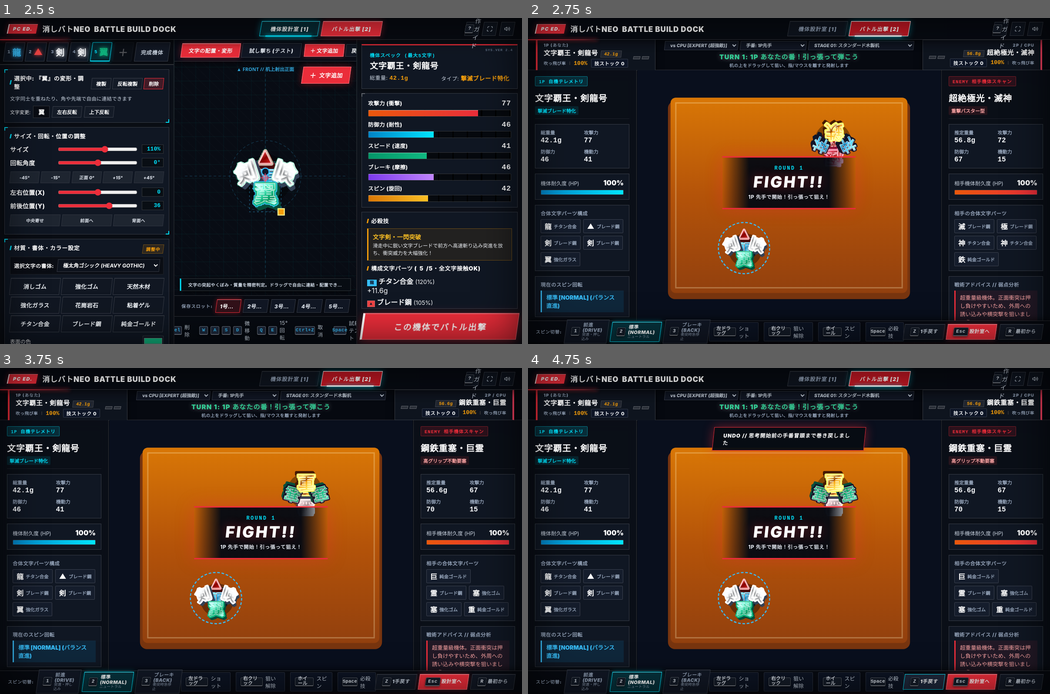
Above: before the commit, frames 1-4 (two rows, left to right).
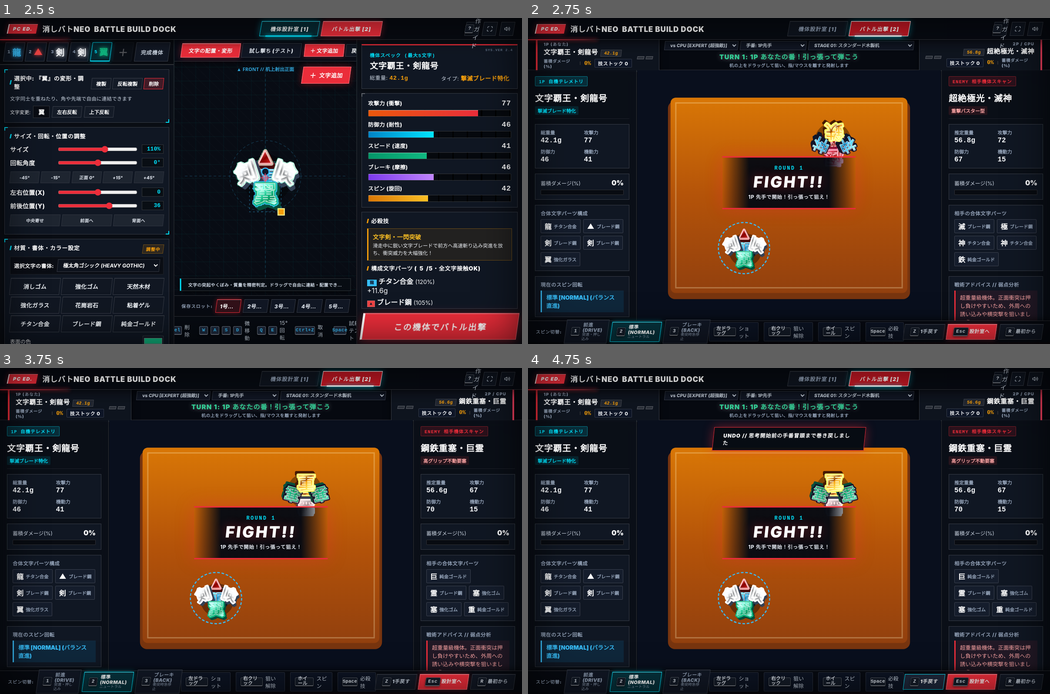
Above: after the commit, the same moments.

Repository: sabafish38/Moji-battle
Game: browser game, page index.html
Two runs of this game, one before a commit and one after it. Both use one fixed random seed, a clock stepped at 60 frames per second and the inputs below.
Inputs (mouse positions are in pixels of both pictures, inside the frame that each line leads up to):
- Up to frame 1 (2.5 s): click (266, 177) at 0.27 s; tap Space at 1.1, 1.6, 2.1 s
- Up to frame 2 (2.75 s): tap 2 at 2.52 s; tap Space at 2.6 s
- Up to frame 3 (3.75 s): tap Space at 3.1, 3.6 s; click "2 標準 (NORMAL) ニュートラル" at 3.27 s; tap R at 3.52 s
- Up to frame 4 (4.75 s): tap Space at 4.1, 4.6 s; click "Z 1手戻す" at 4.52 s

Frame 1 is identical in both runs. In frame 2, 1.4% of the frame differs, in the area x 2-99%, y 6-55%; in frame 3, 1.4%; in frame 4, 1.4%.
Error in both runs: ReferenceError: craftWorkbenchMode is not defined

Commit message:
feat(battle): 耐久度表記を「蓄積ダメージ(%)」に刷新し、0%および空ゲージからの蓄積仕様に変更

Diff:
--- a/game.js
+++ b/game.js
@@ -3880,9 +3880,9 @@
       vy: 0,
       angle: 0,
       angVel: 0,
-      damagePct: 100,
+      damagePct: 0,
       skillStock: 0,
-      lastSkillThreshold: 100,
+      lastSkillThreshold: 0,
       skillCooldown: 0,
       spinType: 'normal',
       fallen: false,
@@ -3899,9 +3899,9 @@
       vy: 0,
       angle: Math.PI,
       angVel: 0,
-      damagePct: 100,
+      damagePct: 0,
       skillStock: 0,
-      lastSkillThreshold: 100,
+      lastSkillThreshold: 0,
       skillCooldown: 0,
       spinType: 'normal',
       fallen: false,
@@ -3939,7 +3939,7 @@
       angle: u.angle,
       damagePct: u.damagePct,
       skillStock: u.skillStock || 0,
-      lastSkillThreshold: u.lastSkillThreshold || 100,
+      lastSkillThreshold: u.lastSkillThreshold || 0,
       fallen: false
     }))
   };
@@ -3974,7 +3974,7 @@
       u.angVel = 0;
       u.damagePct = su.damagePct;
       u.skillStock = su.skillStock || 0;
-      u.lastSkillThreshold = su.lastSkillThreshold || 100;
+      u.lastSkillThreshold = su.lastSkillThreshold || 0;
       u.fallen = false;
     }
   });
@@ -3990,7 +3990,7 @@
   unit.damagePct = Math.min(260, Math.round(oldPct + amount));
 
   if (unit.lastSkillThreshold === undefined) {
-    unit.lastSkillThreshold = 100;
+    unit.lastSkillThreshold = 0;
   }
 
   let gained = 0;
@@ -4002,7 +4002,7 @@
 
   if (gained > 0) {
     sfx.playSkill();
-    showBattleToast(`${unit.id === 1 ? '1P' : 'CPU'} 必殺技チャージ +${gained}！ 吹飛蓄積 ${unit.damagePct}% (ストック: ${unit.skillStock})`);
+    showBattleToast(`${unit.id === 1 ? '1P' : 'CPU'} 必殺技チャージ +${gained}！ 蓄積ダメージ ${unit.damagePct}% (ストック: ${unit.skillStock})`);
   }
   updateBattleHUD();
 }
@@ -4735,11 +4735,11 @@
 
           let imp1Scale, imp2Scale;
           if (battleState.activePlayer === 1) {
-            imp1Scale = (u1.damagePct / 100) * 0.70 * turnCap;
-            imp2Scale = (u2.damagePct / 100) * atkMod1 * defMod2 * turnCap;
+            imp1Scale = (1.0 + u1.damagePct / 100) * 0.70 * turnCap;
+            imp2Scale = (1.0 + u2.damagePct / 100) * atkMod1 * defMod2 * turnCap;
           } else {
-            imp1Scale = (u1.damagePct / 100) * atkMod2 * defMod1 * turnCap;
-            imp2Scale = (u2.damagePct / 100) * 0.70 * turnCap;
+            imp1Scale = (1.0 + u1.damagePct / 100) * atkMod2 * defMod1 * turnCap;
+            imp2Scale = (1.0 + u2.damagePct / 100) * 0.70 * turnCap;
           }
 
           const impX = jImp * hit.nx;
@@ -4974,7 +4974,10 @@
   if (p1SpdEl) p1SpdEl.textContent = u1.spec.spd;
 
   const p1HpEl = document.getElementById('battleP1HpVal');
-  if (p1HpEl) p1HpEl.textContent = `${u1.damagePct}%`;
+  if (p1HpEl) {
+    p1HpEl.textContent = `${u1.damagePct}%`;
+    p1HpEl.style.color = u1.damagePct >= 100 ? 'var(--apex-red)' : u1.damagePct >= 50 ? 'var(--apex-gold)' : '#ffffff';
+  }
   const p1HpBar = document.getElementById('battleP1HpBar');
   if (p1HpBar) {
     p1HpBar.style.width = `${Math.min(100, Math.max(0, u1.damagePct))}%`;
@@ -5020,7 +5023,10 @@
   if (p2SpdEl) p2SpdEl.textContent = u2.spec.spd;
 
   const p2HpEl = document.getElementById('battleP2HpVal');
-  if (p2HpEl) p2HpEl.textContent = `${u2.damagePct}%`;
+  if (p2HpEl) {
+    p2HpEl.textContent = `${u2.damagePct}%`;
+    p2HpEl.style.color = u2.damagePct >= 100 ? 'var(--apex-red)' : u2.damagePct >= 50 ? 'var(--apex-gold)' : '#ffffff';
+  }
   const p2HpBar = document.getElementById('battleP2HpBar');
   if (p2HpBar) {
     p2HpBar.style.width = `${Math.min(100, Math.max(0, u2.damagePct))}%`;
@@ -5085,13 +5091,17 @@
 
   document.getElementById('p1Name').textContent = u1.spec.name;
   document.getElementById('p1WeightTag').textContent = `${u1.spec.weight}g`;
-  document.getElementById('p1DamageText').textContent = `${u1.damagePct}%`;
-  document.getElementById('p1DamageBar').style.width = `${Math.min(100, (u1.damagePct - 100) * 0.8)}%`;
+  const p1DmgText = document.getElementById('p1DamageText');
+  p1DmgText.textContent = `${u1.damagePct}%`;
+  p1DmgText.style.color = u1.damagePct >= 100 ? 'var(--apex-red)' : u1.damagePct >= 50 ? 'var(--apex-gold)' : 'var(--apex-gold)';
+  document.getElementById('p1DamageBar').style.width = `${Math.min(100, Math.max(0, u1.damagePct))}%`;
 
   document.getElementById('p2Name').textContent = u2.spec.name;
   document.getElementById('p2WeightTag').textContent = `${u2.spec.weight}g`;
-  document.getElementById('p2DamageText').textContent = `${u2.damagePct}%`;
-  document.getElementById('p2DamageBar').style.width = `${Math.min(100, (u2.damagePct - 100) * 0.8)}%`;
+  const p2DmgText = document.getElementById('p2DamageText');
+  p2DmgText.textContent = `${u2.damagePct}%`;
+  p2DmgText.style.color = u2.damagePct >= 100 ? 'var(--apex-red)' : u2.damagePct >= 50 ? 'var(--apex-gold)' : 'var(--apex-gold)';
+  document.getElementById('p2DamageBar').style.width = `${Math.min(100, Math.max(0, u2.damagePct))}%`;
 
   const renderStars = (elId, score) => {
     const container = document.getElementById(elId);
--- a/index.html
+++ b/index.html
@@ -452,11 +452,11 @@
                 <span class="part-tag" id="p1WeightTag">25.0g</span>
               </div>
               <div class="stability-bar-wrap">
-                <span class="bar-label">吹っ飛び率</span>
+                <span class="bar-label">蓄積ダメージ(%)</span>
                 <div class="stability-bar-bg">
                   <div class="stability-bar-fill p1-fill" id="p1DamageBar" style="width: 0%"></div>
                 </div>
-                <span class="damage-pct" id="p1DamageText">100%</span>
+                <span class="damage-pct" id="p1DamageText">0%</span>
                 <span class="skill-stock-pill" id="p1SkillStock">SKILL 0</span>
               </div>
             </div>
@@ -511,11 +511,11 @@
               </div>
               <div class="stability-bar-wrap">
                 <span class="skill-stock-pill" id="p2SkillStock">SKILL 0</span>
-                <span class="damage-pct" id="p2DamageText">100%</span>
+                <span class="damage-pct" id="p2DamageText">0%</span>
                 <div class="stability-bar-bg">
                   <div class="stability-bar-fill p2-fill" id="p2DamageBar" style="width: 0%"></div>
                 </div>
-                <span class="bar-label">吹っ飛び率</span>
+                <span class="bar-label">蓄積ダメージ(%)</span>
               </div>
             </div>
           </div>
@@ -553,11 +553,11 @@
 
           <div class="telemetry-stability-box">
             <div class="stability-header">
-              <span>機体耐久度 (HP)</span>
-              <strong id="battleP1HpVal">100%</strong>
+              <span>蓄積ダメージ(%)</span>
+              <strong id="battleP1HpVal">0%</strong>
             </div>
             <div class="telemetry-bar-track">
-              <div class="telemetry-bar-fill p1" id="battleP1HpBar" style="width: 100%"></div>
+              <div class="telemetry-bar-fill p1" id="battleP1HpBar" style="width: 0%"></div>
             </div>
           </div>
 
@@ -632,11 +632,11 @@
 
           <div class="telemetry-stability-box">
             <div class="stability-header">
-              <span>相手機体耐久度 (HP)</span>
-              <strong id="battleP2HpVal">100%</strong>
+              <span>蓄積ダメージ(%)</span>
+              <strong id="battleP2HpVal">0%</strong>
             </div>
             <div class="telemetry-bar-track rival">
-              <div class="telemetry-bar-fill p2" id="battleP2HpBar" style="width: 100%"></div>
+              <div class="telemetry-bar-fill p2" id="battleP2HpBar" style="width: 0%"></div>
             </div>
           </div>
 
@@ -760,8 +760,8 @@
             <strong id="resultTurnCount">5 TURNS</strong>
           </div>
           <div class="telemetry-item">
-            <span class="telemetry-label">最大吹っ飛び率</span>
-            <strong id="resultMaxDamage">180%</strong>
+            <span class="telemetry-label">最大蓄積ダメージ</span>
+            <strong id="resultMaxDamage">0%</strong>
           </div>
           <div class="telemetry-item">
             <span class="telemetry-label">ステージ</span>
